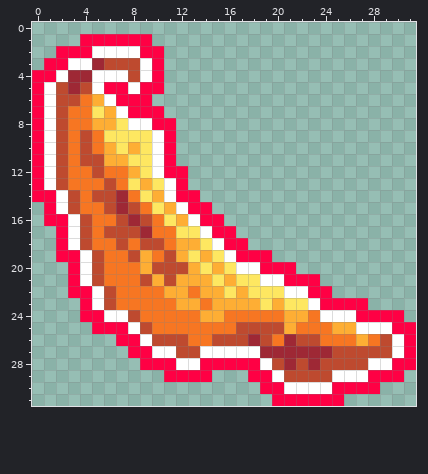
Pixel-art sprite: assets/bananaBruised.png. Above: the version before the commit.
The file is 32x32 pixels.
And afterwards:
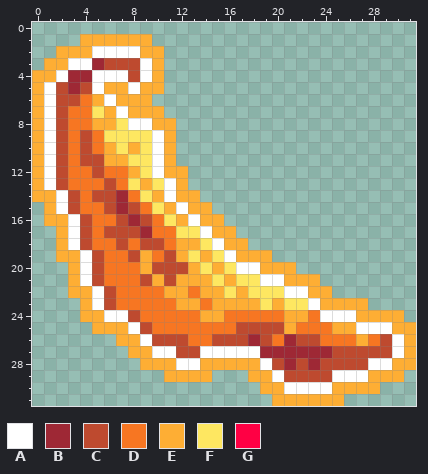
Palette (. is transparent): A #ffffff  B #9e2835  C #be4a2f  D #f77622  E #feae34  F #fee761  G #ff0044
Change:
{"y":1,"x":4,"old":"GGGGGG","new":"EEEEEE"}
{"y":2,"x":2,"old":"GGG","new":"EEE"}
{"y":2,"x":9,"old":"GG","new":"EE"}
{"y":3,"x":1,"old":"GG","new":"EE"}
{"y":3,"x":10,"old":"G","new":"E"}
{"y":4,"x":0,"old":"GG","new":"EE"}
{"y":4,"x":10,"old":"G","new":"E"}
{"y":5,"x":0,"old":"G","new":"E"}
{"y":5,"x":6,"old":"GG","new":"EE"}
{"y":5,"x":9,"old":"GG","new":"EE"}
{"y":6,"x":0,"old":"G","new":"E"}
{"y":6,"x":7,"old":"GGG","new":"EEE"}
{"y":7,"x":0,"old":"G","new":"E"}
{"y":7,"x":8,"old":"GGG","new":"EEE"}
{"y":8,"x":0,"old":"G","new":"E"}
{"y":8,"x":10,"old":"GG","new":"EE"}
{"y":9,"x":0,"old":"G","new":"E"}
{"y":9,"x":11,"old":"G","new":"E"}
{"y":10,"x":0,"old":"G","new":"E"}
{"y":10,"x":11,"old":"G","new":"E"}
{"y":11,"x":0,"old":"G","new":"E"}
{"y":11,"x":11,"old":"G","new":"E"}
{"y":12,"x":0,"old":"G","new":"E"}
{"y":12,"x":11,"old":"GG","new":"EE"}
{"y":13,"x":0,"old":"G","new":"E"}
{"y":13,"x":12,"old":"G","new":"E"}
{"y":14,"x":0,"old":"GG","new":"EE"}
{"y":14,"x":12,"old":"GG","new":"EE"}
{"y":15,"x":1,"old":"G","new":"E"}
{"y":15,"x":13,"old":"GG","new":"EE"}
{"y":16,"x":1,"old":"GG","new":"EE"}
{"y":16,"x":14,"old":"GG","new":"EE"}
{"y":17,"x":2,"old":"G","new":"E"}
{"y":17,"x":15,"old":"GG","new":"EE"}
{"y":18,"x":2,"old":"G","new":"E"}
{"y":18,"x":16,"old":"GG","new":"EE"}
{"y":19,"x":2,"old":"GG","new":"EE"}
{"y":19,"x":17,"old":"GGG","new":"EEE"}
{"y":20,"x":3,"old":"G","new":"E"}
{"y":20,"x":19,"old":"GGG","new":"EEE"}
{"y":21,"x":3,"old":"G","new":"E"}
{"y":21,"x":21,"old":"GGG","new":"EEE"}
{"y":22,"x":3,"old":"GG","new":"EE"}
{"y":22,"x":23,"old":"GG","new":"EE"}
{"y":23,"x":4,"old":"G","new":"E"}
{"y":23,"x":24,"old":"GGGG","new":"EEEE"}
{"y":24,"x":4,"old":"GG","new":"EE"}
{"y":24,"x":27,"old":"GGGG","new":"EEEE"}
{"y":25,"x":5,"old":"GGG","new":"EEE"}
{"y":25,"x":30,"old":"GG","new":"EE"}
{"y":26,"x":7,"old":"GG","new":"EE"}
{"y":26,"x":31,"old":"G","new":"E"}
{"y":27,"x":8,"old":"GG","new":"EE"}
{"y":27,"x":31,"old":"G","new":"E"}
{"y":28,"x":9,"old":"GGG","new":"EEE"}
{"y":28,"x":14,"old":"GGGGG","new":"EEEEE"}
{"y":28,"x":30,"old":"GG","new":"EE"}
{"y":29,"x":11,"old":"GGGG","new":"EEEE"}
{"y":29,"x":18,"old":"GG","new":"EE"}
{"y":29,"x":28,"old":"GGG","new":"EEE"}
{"y":30,"x":19,"old":"GG","new":"EE"}
{"y":30,"x":25,"old":"GGGG","new":"EEEE"}
{"y":31,"x":20,"old":"GGGGGG","new":"EEEEEE"}
{"label":"changed","picture_box":[32,34,416,406]}
